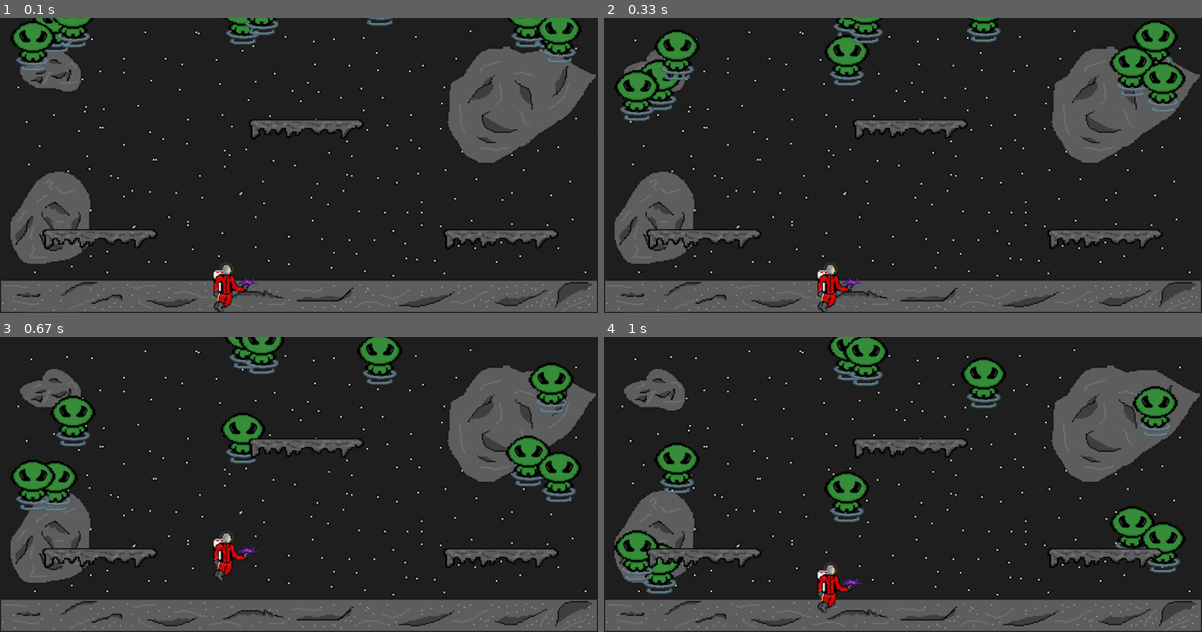
Above: before the commit, frames 1-4 (two rows, left to right).
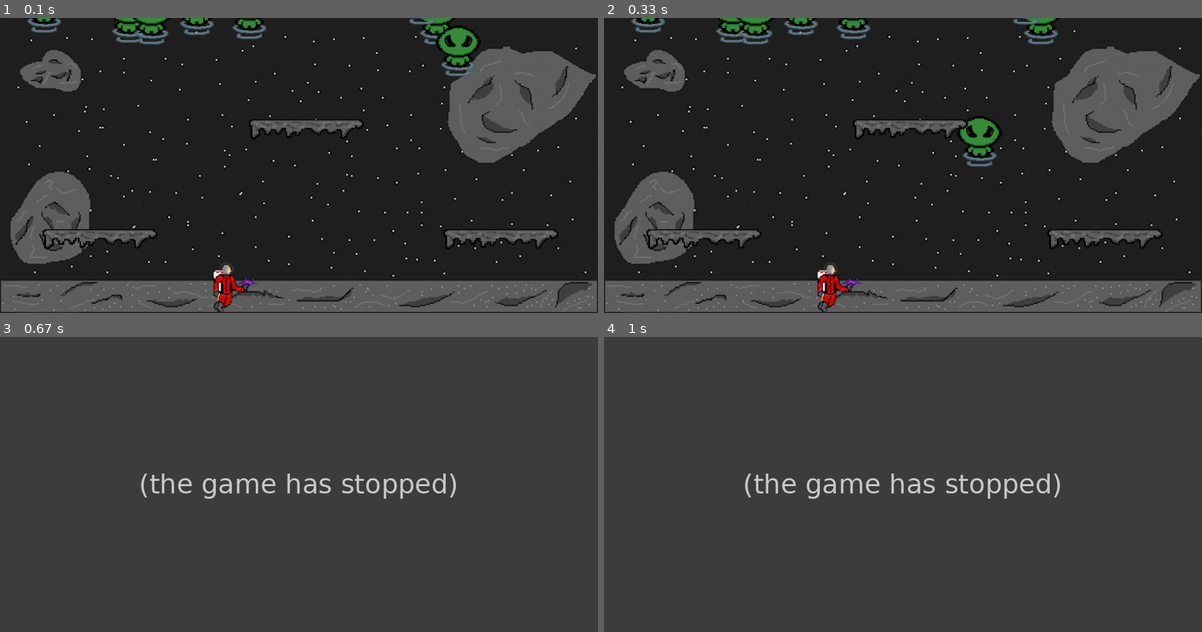
Above: after the commit, the same moments.

Repository: Emarr1113/FinalPygame
Game: pygame game, started from PythonGame.py
Two runs of this game, one before a commit and one after it. Both use one fixed random seed, a clock stepped at 60 frames per second and the inputs below.
Inputs:
- Up to frame 1 (0.1 s): no input
- Up to frame 2 (0.33 s): no input
- Up to frame 3 (0.67 s): tap Space at 0.33 s
- Up to frame 4 (1 s): no input

The runs differ from the first frame. In frame 1, 4.8% of the frame differs, in the area x 1-98%, y 0-20%; in frame 2, 7.8%; in frame 3, 96%; in frame 4, 96%, in the area x 0-100%, y 0-100%.
After the commit the program exited at 0.6 s; later frames show no game.

Commit message:
only 1 alien follows

Diff:
--- a/PythonGame.py
+++ b/PythonGame.py
@@ -7,24 +7,24 @@
 
 screen = pygame.display.set_mode((WIDTH, HEIGHT))
 
-
 vec = pygame.math.Vector2
-black = (0,0,0)
-yellow = (255,255,0)
+black = (0, 0, 0)
+yellow = (255, 255, 0)
 
 
 class Background(pygame.sprite.Sprite):
-    def __init__(self,image,location):
+    def __init__(self, image, location):
         pygame.sprite.Sprite.__init__(self)
         self.image = pygame.image.load("map.png")
         self.rect = self.image.get_rect()
         self.rect.left, self.rect.top = location
+
 
 class Platform(pygame.sprite.Sprite):
     def __init__(self, width, height):
         pygame.sprite.Sprite.__init__(self)
         self.image = pygame.image.load("platform.png")
-        self.image = pygame.transform.scale(self.image,(width,height))
+        self.image = pygame.transform.scale(self.image, (width, height))
         self.rect = self.image.get_rect()
 
 
@@ -38,8 +38,8 @@
         self.level = None
         self.direction = 1
         self.radius = 25
-        #check player circle
-        # pygame.draw.circle(self.image, yellow, self.rect.center , self.radius)
+        # self.health = 30
+        # check player circle
 
     def getPosition(self):
         return (self.rect.left + 76, self.rect.top + 35)
@@ -52,11 +52,13 @@
         self.calcGravity()
         self.rect.x += self.movex
         self.rect.y += self.movey
-        platform_hit_list = pygame.sprite.spritecollide(self,self.level.platform_list, False)
+        platform_hit_list = pygame.sprite.spritecollide(self, self.level.platform_list, False)
         for platform in platform_hit_list:
             if self.movey > 0:
                 self.rect.bottom = platform.rect.top
                 self.movey = 0
+        # if self.health <= 0:
+        #     self.kill()
 
     def shoot(self):
         bullet = Bullets(player.getPosition(), self.direction)
@@ -71,71 +73,73 @@
         if self.rect.y >= HEIGHT - self.rect.height and self.movey >= 0:
             self.movey = 0
             self.rect.y = HEIGHT - self.rect.height
+
     def jump(self):
-        self.movey= -8
+        self.movey = -8
+
     def go_Left(self):
         self.direction = -1
         self.movex = -6
+
     def go_Right(self):
         self.direction = 1
         self.movex = 6
+
     def go_Up(self):
         self.movey = -6
+
     def go_Down(self):
         self.movey = 6
+
     def stop(self):
         self.movex = 0
 
+
 class Mob(pygame.sprite.Sprite):
     def __init__(self):
         pygame.sprite.Sprite.__init__(self)
-        self.image = pygame.Surface((30,40))
+        self.image = pygame.Surface((30, 40))
         self.image = pygame.image.load('enemy.png')
         self.rect = self.image.get_rect()
         self.radius = 35
-        #check enemy circle
+        self.rect.x = random.randrange(WIDTH - self.rect.width)
+        self.rect.y = random.randrange(-100, -40)
+        self.speedy = random.randrange(1, 8)
+        # check enemy circle
         # pygame.draw.circle(self.image, yellow, self.rect.center, self.radius)
-        self.rect.x = random.randrange(WIDTH-self.rect.width)
-        self.rect.y = random.randrange(-100, -40)
-        self.speedy = random.randrange(1,8)
-        self.speed = 0
-
-
-    def update(self):
-        self.rect.y += self.speedy
-        if self.rect.top >HEIGHT + 10:
-            self.rect.x = random.randrange(WIDTH - self.rect.width)
-            self.rect.y = random.randrange(-100, -40)
-            self.speedy = random.randrange(1, 8)
-
-    def move_towards_player(self, Player):
-        dx, dy = self.rect.x - Player.rect.x, self.rect.y - Player.rect.y
+        self.speed = -15
+        # self.damage = 10
+
+    def move_towards_player(self, player):
+        # find normalized direction vector (dx, dy) between enemy and player
+
+        dx, dy = self.rect.x - player.rect.x, self.rect.y - player.rect.y
         dist = math.hypot(dx, dy)
         dx, dy = dx / dist, dy / dist
+        # move along this normalized vector towards the player at current speeds
         self.rect.x += dx * self.speed
         self.rect.y += dy * self.speed
 
-
 class Level(object):
-    def __init__(self,player):
+    def __init__(self, player):
         self.platform_list = pygame.sprite.Group()
         self.enemy_list = pygame.sprite.Group()
         self.player = player
-
         self.background = None
 
     def update(self):
         self.platform_list.update()
         self.enemy_list.update()
-    def draw(self,screen):
-
+
+    def draw(self, screen):
         self.platform_list.draw(screen)
         self.enemy_list.draw(screen)
 
+
 class LevelOne(Level):
     def __init__(self, player):
-        Level.__init__(self,player)
-        level = [[195,36,422,171], [195,36,72,358], [195,36,752,358],]
+        Level.__init__(self, player)
+        level = [[195, 36, 422, 171], [195, 36, 72, 358], [195, 36, 752, 358], ]
 
         for platform in level:
             block = Platform(platform[0], platform[1])
@@ -144,6 +148,7 @@
             block.player = self.player
             self.platform_list.add(block)
 
+
 class Bullets(pygame.sprite.Sprite):
     def __init__(self, pos, direction):
         pygame.sprite.Sprite.__init__(self)
@@ -160,8 +165,7 @@
             self.kill()
 
 
-
-Bg = Background("map.png", [0,0])
+Bg = Background("map.png", [0, 0])
 
 pygame.init()
 
@@ -196,7 +200,7 @@
             if event.key == pygame.K_LEFT:
                 player.go_Left()
             if event.key == pygame.K_RIGHT:
-               player.go_Right()
+                player.go_Right()
             if event.key == pygame.K_SPACE:
                 player.jump()
             if event.key == pygame.K_s:
@@ -219,17 +223,15 @@
     # checks mob player collision
     hits = pygame.sprite.spritecollide(player, mobs, False, pygame.sprite.collide_circle)
     if hits:
-         event.type = sys.exit()
+        # hit.health -= self.damage
+        # hit.vel= vec(0,0)
+        event.type = sys.exit()
+
     current_level.update()
-
 
     screen.blit(Bg.image, Bg.rect)
     m.move_towards_player(player)
     active_sprites.draw(screen)
     current_level.draw(screen)
 
-
-
-
-
     pygame.display.flip()
